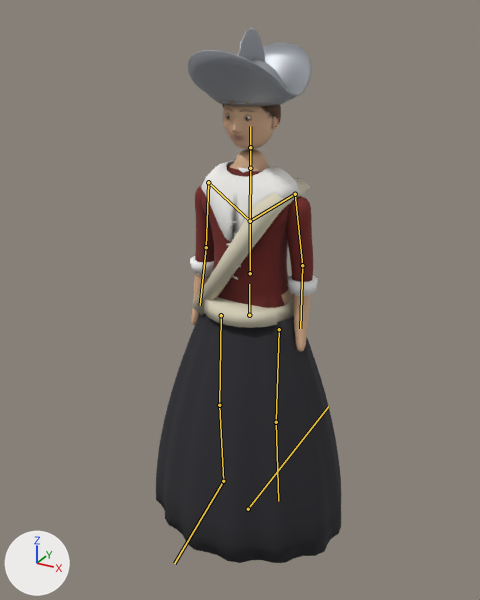
The glTF model reckoning/models/watchwoman.glb: old version first, new version second.
Camera for both pictures: a 50 mm camera at (1.071, -2.023, 1.996) aimed at (-0.024, -0.033, 1.001). Every picture has the same lights, and +X, +Y and +Z are marked at lower left. The picture after the commit comes second. The bones that change, and the others that lie on the model, are drawn over the model as lines.

Names of what the first picture shows: 'watchwoman_body', 'watchwoman_eyes', 'watchwoman_hair', 'watchwoman_hat', 'watchwoman_linen', 'watchwoman_metal', 'watchwoman_sash', 'watchwoman_skin', 'watchwoman_skirt'.
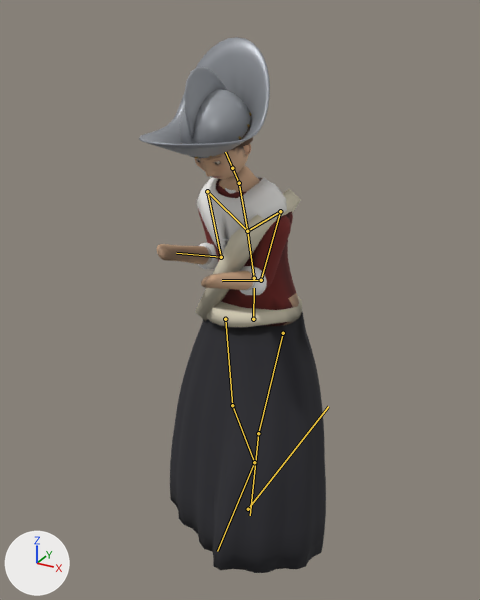
The newer file adds an action. The first version stands in its rest pose; the second is drawn at frame 25 of the action 'Saw'.

What the commit changed:
Bone 'hips' (bone_hips) moves from (0.0, 0.0, 0.0) to (0.0, -0.03, -0.035).
Bone 'spine' (bone_spine) turns from (0, 0, 0) to (13, -7, 0) degrees about its own x, y and z.
Bone 'chest' (bone_chest) turns from (0, 0, 0) to (3, -7, 0) degrees about its own x, y and z.
Bone 'neck' (bone_neck) turns from (0, 0, 0) to (17, 9, 0) degrees about its own x, y and z.
Bone 'upper_arm.L' (bone_upper_arm_l) turns from (0, 0, 0) to (-26, 0, 17) degrees about its own x, y and z.
Bone 'forearm.L' (bone_forearm_l) turns from (0, 0, 0) to (-92, 0, 0) degrees about its own x, y and z.
Bone 'upper_arm.R' (bone_upper_arm_r) turns from (0, 0, 0) to (-11, 0, -11) degrees about its own x, y and z.
Bone 'forearm.R' (bone_forearm_r) turns from (0, 0, 0) to (-106, 0, 0) degrees about its own x, y and z.
Bone 'thigh.L' (bone_thigh_l) turns from (0, 0, 0) to (-20, -4, 5) degrees about its own x, y and z.
Bone 'shin.L' (bone_shin_l) turns from (0, 0, 0) to (16, 0, 0) degrees about its own x, y and z.
Bone 'thigh.R' (bone_thigh_r) turns from (0, 0, 0) to (4, 3, -4) degrees about its own x, y and z.
Bone 'shin.R' (bone_shin_r) turns from (0, 0, 0) to (13, 0, 0) degrees about its own x, y and z.

Boxes [x1, y1, x2, y2] around the edits, measured in the pictures (480 x 600 px):
'watchwoman_skirt', posed (16% narrower): before [156, 313, 341, 563]; after [170, 312, 326, 573]
'watchwoman_hat', posed (6% wider, 52% taller): before [188, 27, 311, 106]; after [139, 37, 270, 158]
'watchwoman_body', posed: before [191, 149, 313, 352]; after [157, 165, 299, 326]
'watchwoman_linen', posed (29% narrower, 12% shorter): before [190, 160, 318, 294]; after [197, 177, 287, 295]
'watchwoman_sash', posed (9% narrower, 9% shorter): before [192, 177, 310, 328]; after [195, 189, 302, 327]
'watchwoman_skin', posed: before [223, 105, 279, 149]; after [195, 143, 251, 179]
'watchwoman_hair', posed (mostly hidden): before [222, 104, 281, 124]; after [235, 128, 253, 148]
'watchwoman_eyes', posed: before [226, 114, 251, 119]; after [197, 159, 220, 164]
'watchwoman_metal', posed: before [220, 100, 249, 104]; after [181, 113, 252, 158]
bone 'hips', root to tip: before (249, 315) to (249, 284); after (253, 319) to (254, 288)
bone 'spine', root to tip: before (250, 273) to (250, 221); after (254, 278) to (247, 231)
bone 'chest', root to tip: before (250, 221) to (250, 168); after (247, 231) to (239, 183)
bone 'neck', root to tip: before (250, 168) to (250, 147); after (239, 183) to (232, 168)
bone 'upper_arm.L', root to tip: before (295, 194) to (302, 265); after (280, 211) to (261, 280)
bone 'forearm.L', root to tip: before (302, 265) to (300, 328); after (261, 280) to (222, 280)
bone 'upper_arm.R', root to tip: before (208, 182) to (206, 247); after (207, 191) to (221, 257)
bone 'forearm.R', root to tip: before (206, 247) to (200, 305); after (221, 257) to (176, 253)
bone 'thigh.L', root to tip: before (279, 329) to (276, 422); after (283, 333) to (258, 433)
bone 'shin.L', root to tip: before (276, 422) to (278, 501); after (258, 433) to (250, 515)
bone 'thigh.R', root to tip: before (221, 315) to (219, 405); after (225, 319) to (232, 405)
bone 'shin.R', root to tip: before (219, 405) to (223, 481); after (232, 405) to (254, 462)
